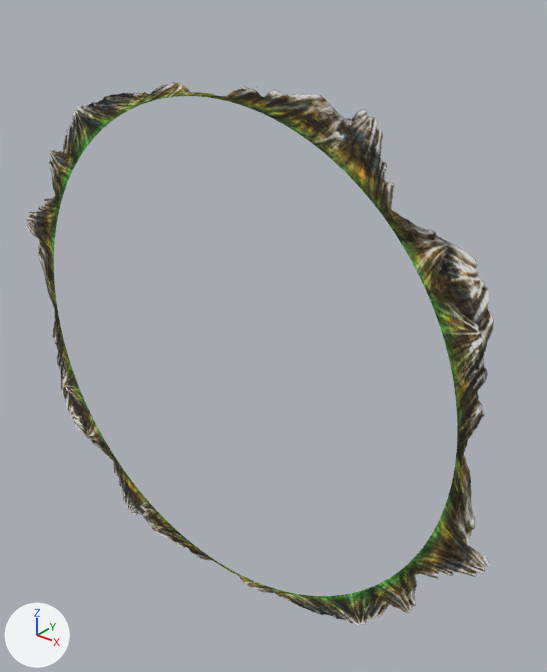
One commit to the FBX model GGJUnityProject/Assets/Parallax/MountainDisc.FBX: the scene before it, then after it.
The view is the same before and after, from a camera (50 mm lens) standing at (694.0, -733.0, 538.0) and looking at (53.0, 68.0, 41.0). Every picture has the same lights, and +X, +Y and +Z are marked at lower left.

In view in the first picture: 'MountainDisc1'.
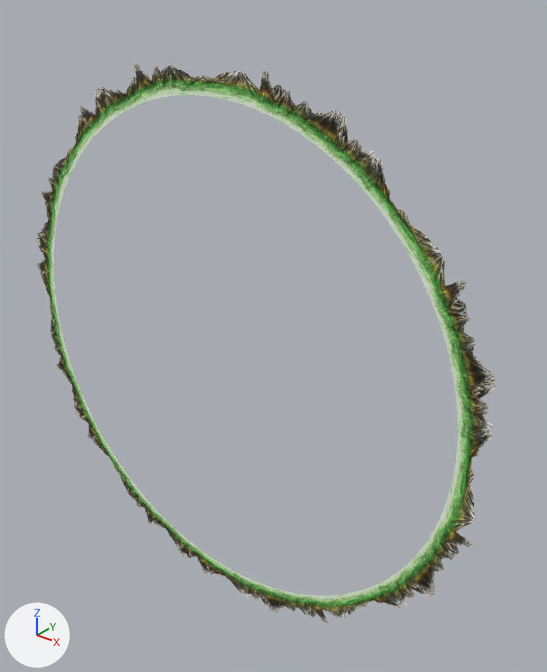
Diff of the bpy script that builds the scene:
```diff
--- a/GGJUnityProject/Assets/Parallax/MountainDisc.FBX.py
+++ b/GGJUnityProject/Assets/Parallax/MountainDisc.FBX.py
@@ me_mesh @@
 # used by ob_mountaindisc1; location = (0.0, 0.0, 0.0); rotation_euler = (-1.571, 0.0, 3.142), in degrees (-90, 0, 180); scale = (10.0, 10.0, 10.0)
-me_mesh.from_pydata(...)  # 722 vertices, 360 faces; spans x -46.8..46.8, y -46.8..46.8, z 0.0
+me_mesh.from_pydata(...)  # 722 vertices, 720 faces; spans x -44.7..44.7, y -44.7..44.7, z 0.0
+# me_mesh part 1: 361 vertices moved from x -46.8..46.8, y -46.8..46.8, z 0.0 to x -44.7..44.7, y -44.7..44.7, z 0.0
 me_mesh.materials.append(mat_01___default)
@@ ob_mountaindisc1 @@
 ob_mountaindisc1.location = (0.0, 0.0, 0.0)
-ob_mountaindisc1.rotation_euler = (-1.571, 0.0, 3.142)  # degrees (-90, 0, 180)
+ob_mountaindisc1.rotation_euler = (1.571, 0.0, 0.0)  # degrees (90, 0, 0)
 ob_mountaindisc1.scale = (10.0, 10.0, 10.0)
```

Boxes (x1, y1, x2, y2) around the edits, measured in the pictures (547 x 672 px):
'MountainDisc1', reshaped, turned
    before: (26, 83, 494, 626)
    after: (36, 63, 496, 624)
